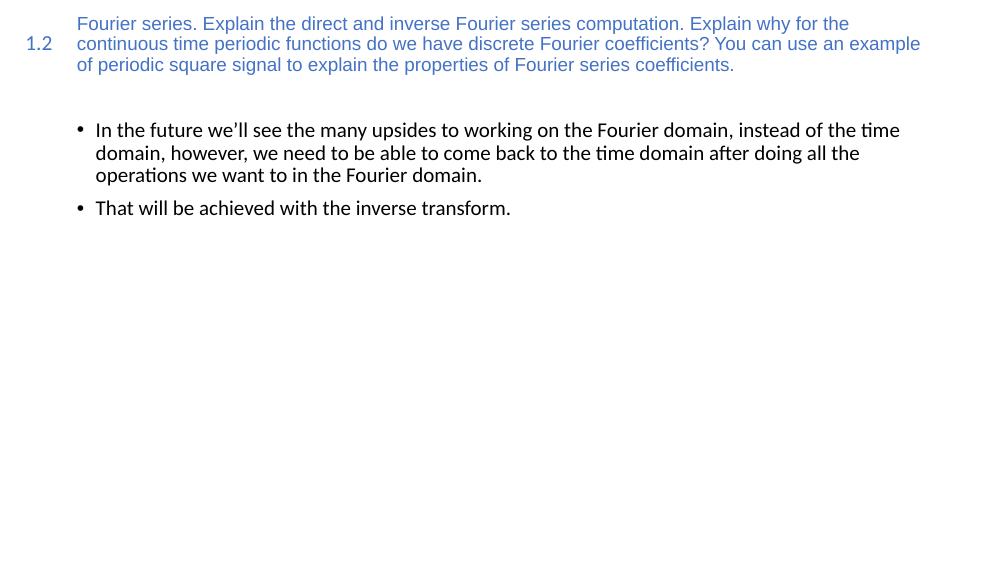
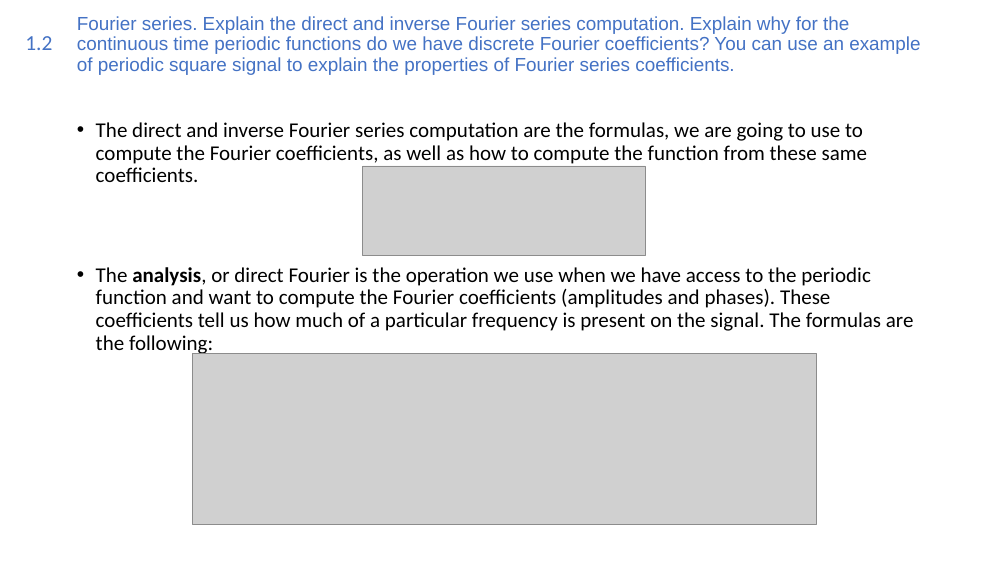
Before and after one commit to Joao-Quinta/Uni3eme_2, a slide deck: slide 5 of imagerieNumerique/Imagerie numérique.odp. Drawn at 1008x567 pixels with LibreOffice and Linux fonts; fonts in the diff are those of the drawing; grey boxes stand for pictures. Boxes give left, top, right and bottom in pixels: in the first picture for what was removed or moved away, otherwise in the second. Text is boxed around its words. In the diff, an @@ line names an element or a change of style, - is before the commit and + after.

```diff
--- a/imagerieNumerique/Imagerie numérique.odp
+++ b/imagerieNumerique/Imagerie numérique.odp
@@ text at [96, 122, 914, 356]: text changed @@
-• In the future we’ll see the many upsides to working on the Fourier domain, instead of the time domain, however, we need to be able to come back to the time domain after doing all the operations we want to in the Fourier domain.
-• That will be achieved with the inverse transform.
+• The direct and inverse Fourier series computation are the formulas, we are going to use to compute the Fourier coefficients, as well as how to compute the function from these same coefficients.
+• The analysis, or direct Fourier is the operation we use when we have access to the periodic function and want to compute the Fourier coefficients (amplitudes and phases). These coefficients tell us how much of a particular frequency is present on the signal. The formulas are the following:
@@ picture added at [363, 166, 646, 256] @@
@@ picture added at [192, 353, 816, 524] @@
```
Also in this commit, not shown: 4 other slides changed, 10 slides added, 10 other files.
